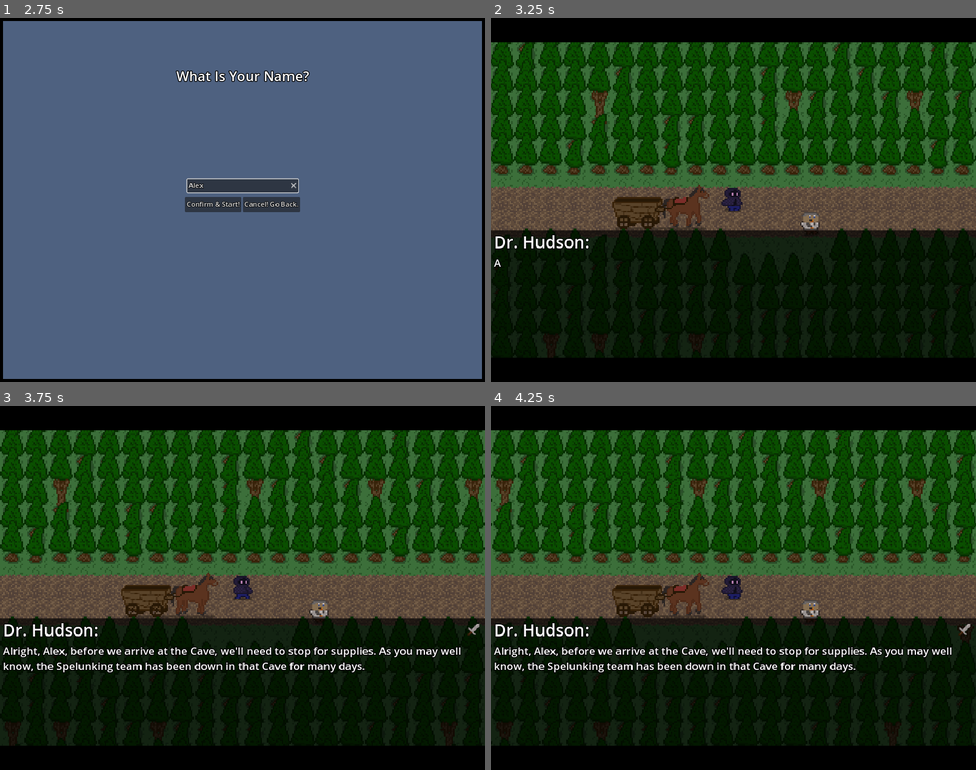
Above: before the commit, frames 1-4 (two rows, left to right).
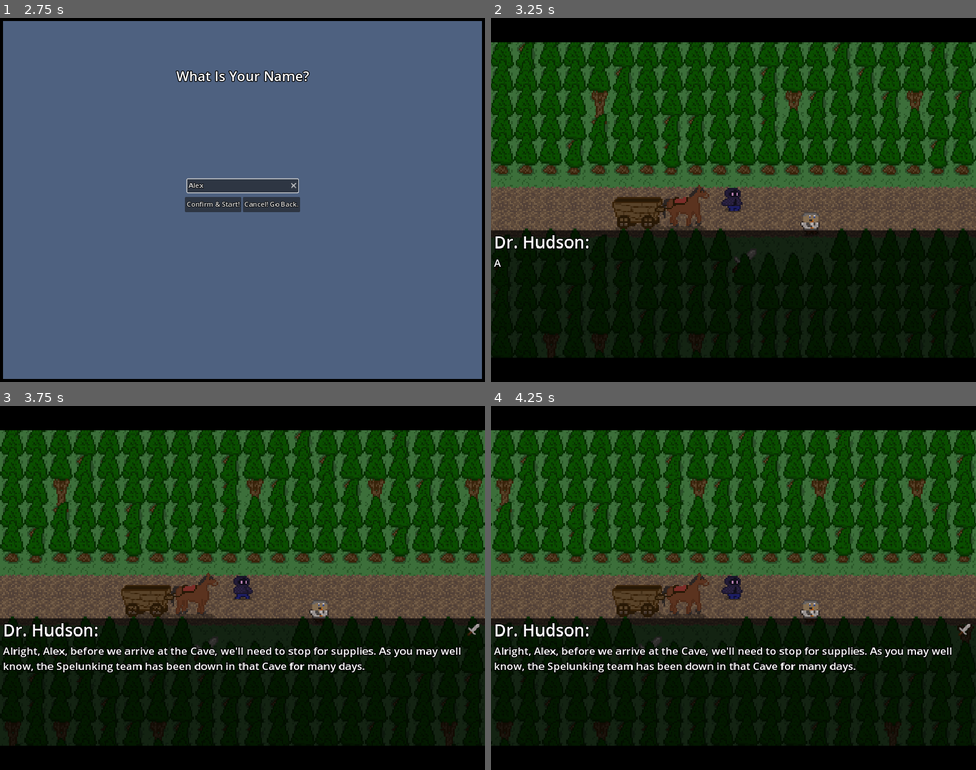
Above: after the commit, the same moments.

Repository: 123outerme/Shards-of-Grandeur
Game: Godot game, scene res://GameScenes/MainMenu.tscn
Same seed, same stepped clock (60 frames per second), same inputs: the game is played once before the commit and once after it.
Inputs (mouse positions are in pixels of both pictures, inside the frame that each line leads up to):
- Up to frame 1 (2.75 s): click "New Game" at 0.5 s; click (242, 185) at 1.27 s; type "Alex" at 1.35 s; click "New Game" at 2 s
- Up to frame 2 (3.25 s): click "Confirm & Start!" at 2.75 s
- Up to frame 3 (3.75 s): hold D (move_right) from 3.53 s (still down); hold F (game_decline) from 3.53 s (still down)
- Up to frame 4 (4.25 s): keep holding D (move_right); keep holding F (game_decline)

Frame 1 is identical in both runs. In frame 2, less than 0.1% of the frame differs, in the area x 26-55%, y 56-70%; in frame 3, less than 0.1%; in frame 4, less than 0.1%.

Commit message:
Improved horse cart art; tweaked intro map; fixed battle start bug w/ no shards; prefer player go first on speed tie

Diff:
--- a/Prefabs/Maps/IntroMap.tscn
+++ b/Prefabs/Maps/IntroMap.tscn
@@ -14,6 +14,9 @@
 [ext_resource type="PackedScene" uid="uid://d3rsvv5iihm7t" path="res://Prefabs/Overworld/WarpZone.tscn" id="11_rcdfa"]
 [ext_resource type="Resource" uid="uid://qq710006qo2e" path="res://GameData/Items/Healing/potion.tres" id="12_sqiql"]
 [ext_resource type="Script" path="res://Scripts/Reward/Reward.gd" id="13_w31gp"]
+[ext_resource type="PackedScene" uid="uid://cdnsjlf3gwbkf" path="res://Prefabs/Entities/GroundItem.tscn" id="15_xc56y"]
+[ext_resource type="Script" path="res://Scripts/Inventory/PickedUpItem.gd" id="16_3uh5k"]
+[ext_resource type="Resource" uid="uid://esbe7p26orvx" path="res://GameData/Items/Weapon/standard_issue_sword.tres" id="16_mxmsh"]
 
 [sub_resource type="RectangleShape2D" id="RectangleShape2D_erjr7"]
 size = Vector2(64, 32)
@@ -41,6 +44,14 @@
 
 [sub_resource type="RectangleShape2D" id="RectangleShape2D_2kurt"]
 size = Vector2(16, 64)
+
+[sub_resource type="Resource" id="Resource_ams7q"]
+script = ExtResource("16_3uh5k")
+uniqueId = "intro_sword"
+item = ExtResource("16_mxmsh")
+pickUpTexts = Array[String](["Who left this sword lying around? It's a good thing I was running away... I mean, strategically withdrawing to find this."])
+savedTextIdx = 0
+wasPickedUp = false
 
 [node name="OverworldMap" type="Node2D"]
 script = ExtResource("1_qsr2t")
@@ -153,6 +164,10 @@
 [node name="WarpArea" parent="WarpZone" index="0"]
 shape = SubResource("RectangleShape2D_2kurt")
 
+[node name="GroundItem" parent="." instance=ExtResource("15_xc56y")]
+position = Vector2(-24, 40)
+pickedUpItem = SubResource("Resource_ams7q")
+
 [editable path="TileMap/DrHudson"]
 [editable path="TileMap/HorseCart"]
 [editable path="IntroCutsceneTrigger"]
--- a/Scripts/Battle/BattleScene/BattleController.gd
+++ b/Scripts/Battle/BattleScene/BattleController.gd
@@ -85,7 +85,7 @@
 		node.load_combatant_node()
 
 	if state.menu == BattleState.Menu.SUMMON and PlayerResources.inventory.count_of(Item.Type.SHARD) == 0:
-		state.menu = BattleState.Menu.ALL_COMMANDS
+		state.menu = BattleState.Menu.PRE_BATTLE
 
 	battleUI.set_menu_state(state.menu, false)
 
--- a/Scripts/Battle/TurnQueue.gd
+++ b/Scripts/Battle/TurnQueue.gd
@@ -62,4 +62,7 @@
 		return true # a goes before b
 	if a.stats.speed < b.stats.speed:
 		return false # a goes after b
+	# if both have equal speed:
+	if b.disp_name() == PlayerResources.playerInfo.combatant.disp_name():
+		return false # prefer the player go first
 	return true # default: a goes before b
Binary file changed: Graphics/characters/horse_cart/horse_cart_stand.png
Binary file changed: Graphics/characters/horse_cart/horse_cart_walk.png
Not shown: 1 places in Prefabs/Maps/IntroMap.tscn that only renumber resources
